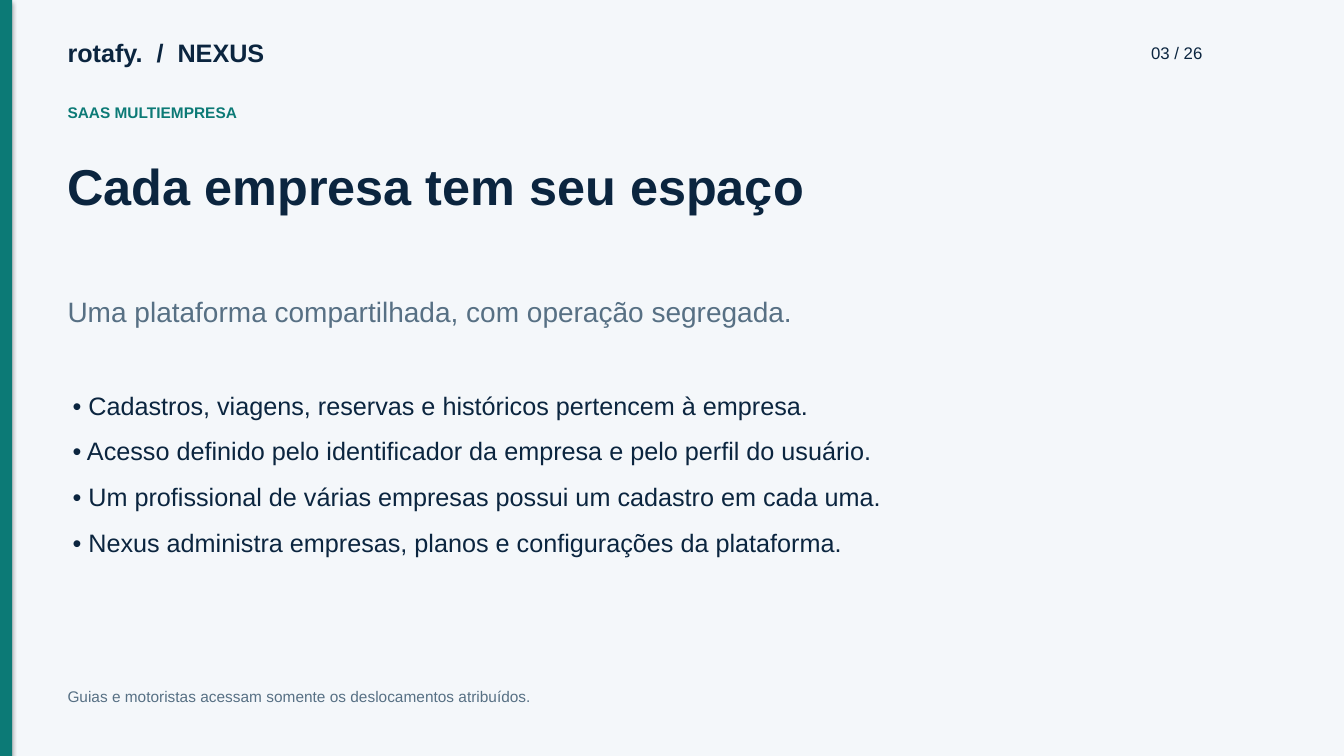
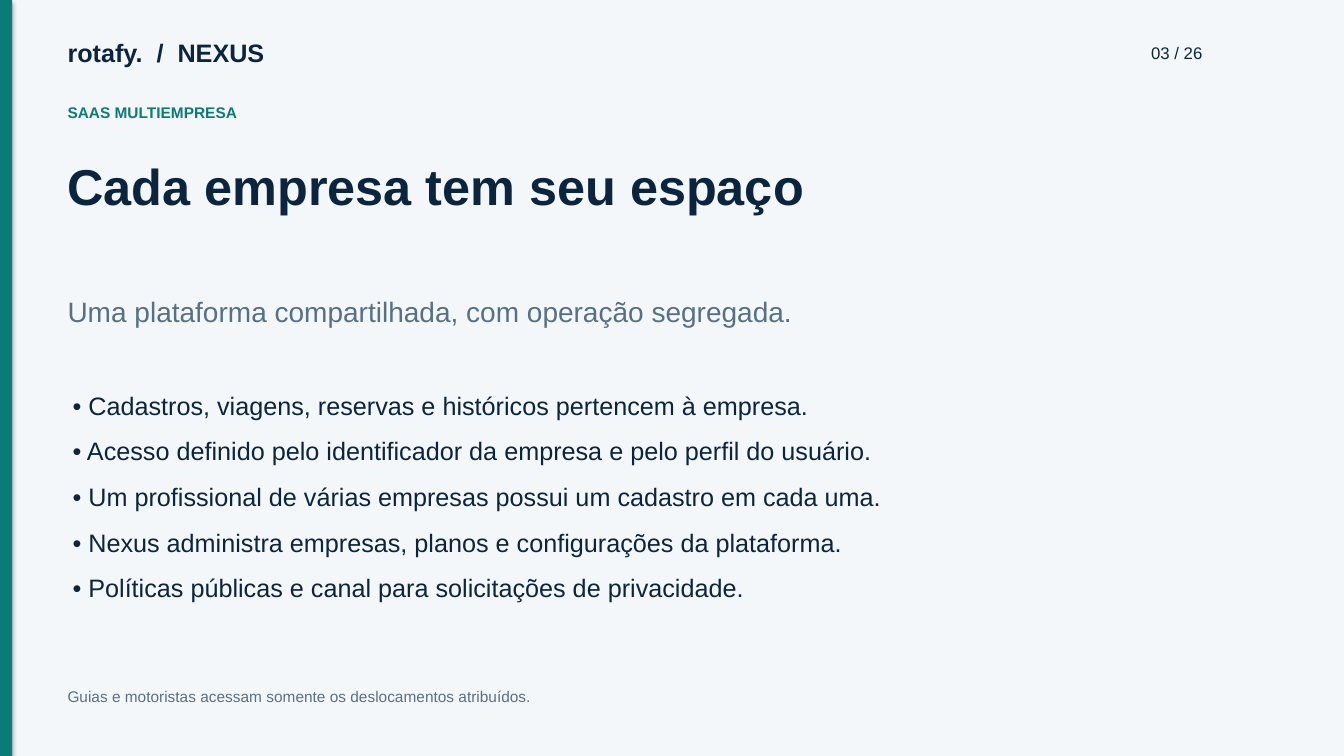
Before and after one commit to cfartes/rotafy, a slide deck: slide 3 of backend/private/documentacao/apresentacao.pptx. Drawn at 1344x756 pixels with LibreOffice and Linux fonts; fonts in the diff are those of the drawing. Boxes give left, top, right and bottom in pixels: in the first picture for what was removed or moved away, otherwise in the second. Text is boxed around its words. In the diff, an @@ line names an element or a change of style, - is before the commit and + after.

```diff
--- a/backend/private/documentacao/apresentacao.pptx
+++ b/backend/private/documentacao/apresentacao.pptx
@@ text at <box>88,578,744,603</box>: paragraph added @@
+• Políticas públicas e canal para solicitações de privacidade.
```
Also in this commit, not shown: 2 other slides changed.
